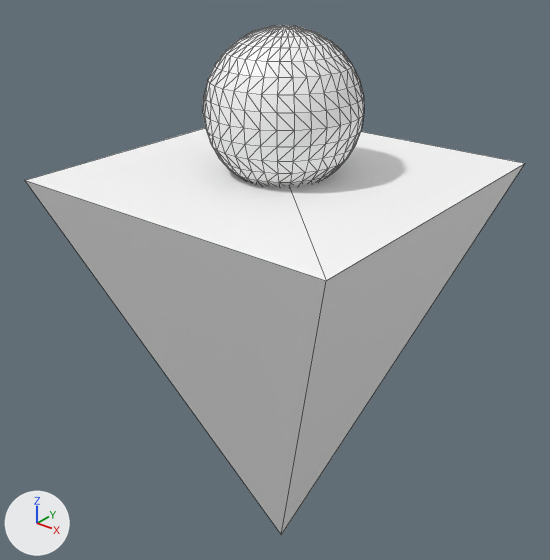
A saved change to the OBJ model Engine/project/gamedata/resources/block/Player.obj.
Both versions are drawn from a 50 mm camera at (2.54, -3.25, 2.0) aimed at (-0.11, 0.06, -0.05). Lighting does not change. The marker at lower left points along +X, +Y and +Z. Mesh edges are drawn as thin lines. Where no turn or scale is listed for an object, it has been applied to the vertices.

Before the edit, the objects in view are built like this:
```python
me_立方体 = bpy.data.meshes.new('立方体')
me_立方体.from_pydata(...)  # 487 vertices, 966 faces; spans x -1.0..1.0, y -1.0..1.0, z -2.02..1.46
me_立方体.materials.append(mat_マテリアル)  # picture img_white2x2_png
ob_立方体 = bpy.data.objects.new('立方体', me_立方体)
ob_立方体.location = (0.0, 0.0, 0.0)
```
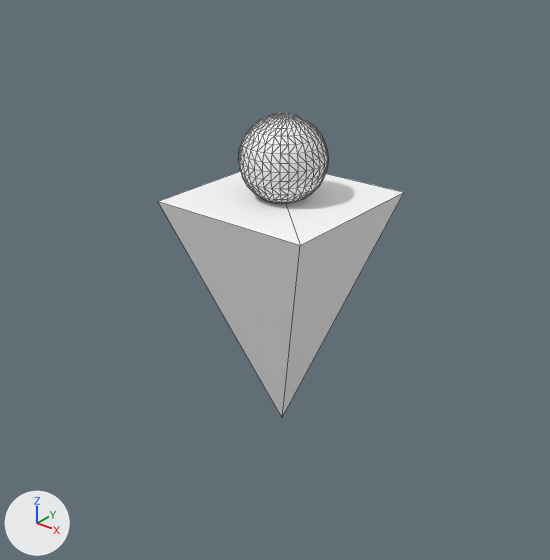
Boxes [x1, y1, x2, y2] around the edits, measured in the pictures (550 x 560 px; the box of a moved part takes in the faces that stretch with it):
'立方体', reshaped (51% narrower, 40% shorter)
    before: [25, 25, 525, 535]
    after: [158, 113, 404, 417]
part 1 of me_立方体, moved or reshaped
    before: [25, 128, 525, 535]
    after: [158, 172, 404, 417]
part 2 of me_立方体, moved or reshaped
    before: [203, 25, 364, 187]
    after: [238, 113, 328, 204]

The edits, one by one:
me_立方体 has 487 vertices, 966 faces and spans x -1.0..1.0, y -1.0..1.0, z -2.02..1.46.
me_立方体 is used by ob_立方体; location (0.0, 0.0, 0.0).
me_立方体 part 1: the loose piece of 5 vertices spanning x -1.0..1.0, y -1.0..1.0, z -2.02..0.68 is scaled about its middle by (0.501, 0.501, 0.567), then moved by (0.0, 0.0, 0.44).
me_立方体 part 2: the loose piece of 482 vertices spanning x -0.44..0.44, y -0.44..0.44, z 0.59..1.46 is scaled about its middle by 0.574, then moved by (0.0, 0.0, -0.27).
